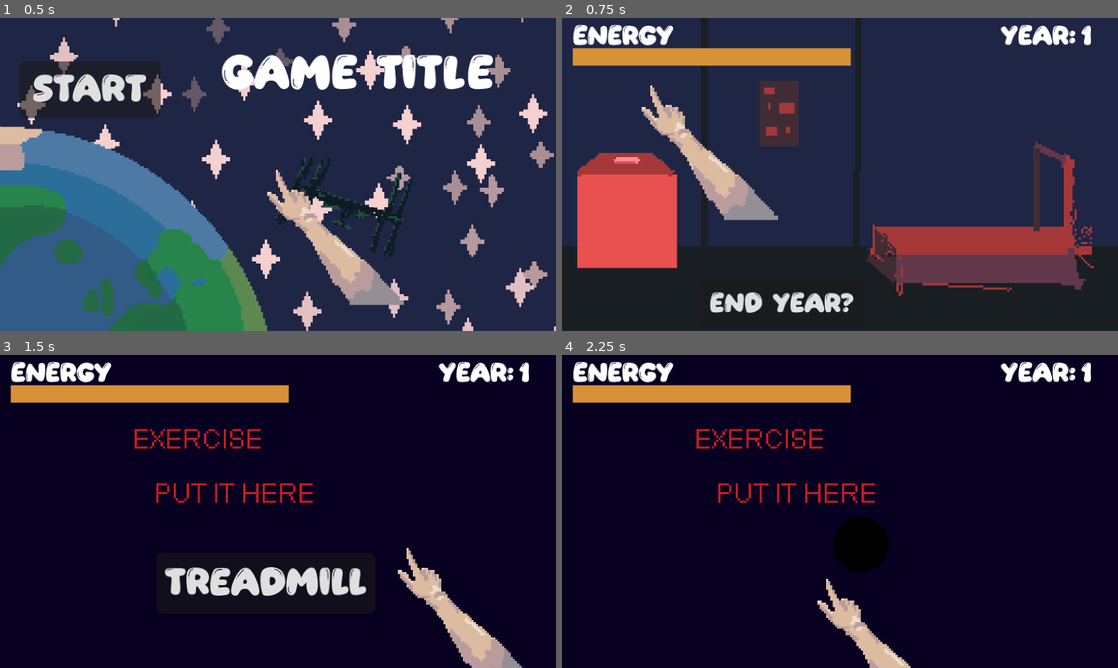
Above: before the commit, frames 1-4 (two rows, left to right).
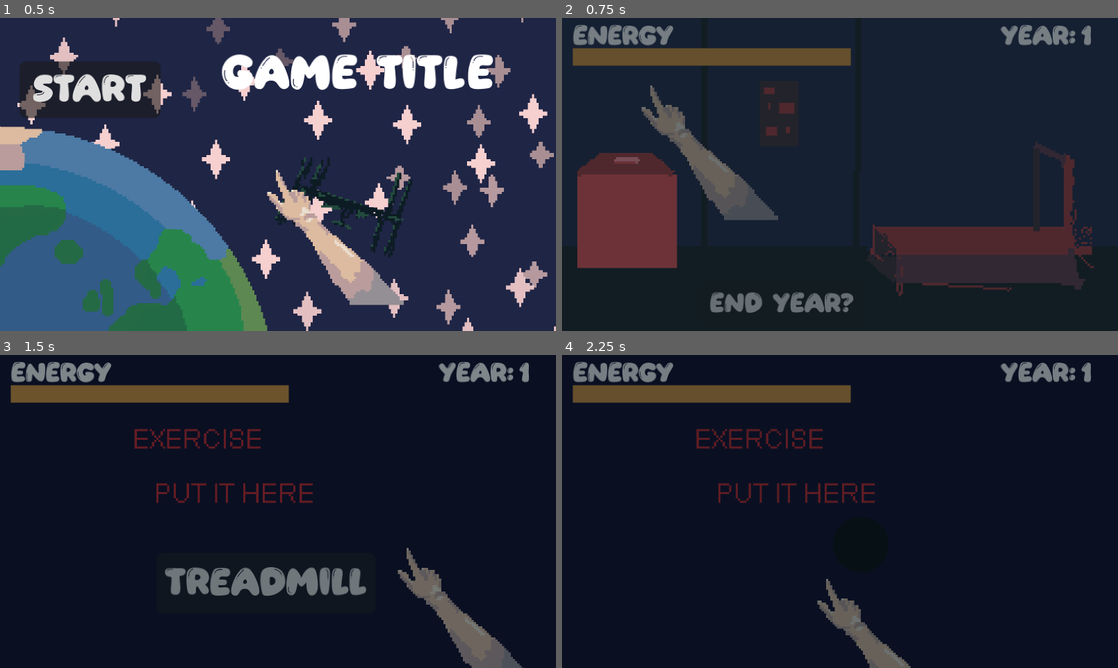
Above: after the commit, the same moments.

Repository: KatLuvsYa3/Geaux_Hackathon_Godot
Game: Godot game, scene res://scenes/game/start_screen.tscn
The game is run twice, just before and just after one commit, with the same random seed, the same clock (stepped at 60 frames per second) and the same inputs.
Inputs (mouse positions are in pixels of both pictures, inside the frame that each line leads up to):
- Up to frame 1 (0.5 s): no input
- Up to frame 2 (0.75 s): click "Start" at 0.5 s
- Up to frame 3 (1.5 s): click (405, 552) at 1.25 s
- Up to frame 4 (2.25 s): click "Treadmill" at 2 s

Frame 1 is identical in both runs. In frame 2, 24% of the frame differs, in the area x 1-96%, y 2-95%; in frame 3, 10%; in frame 4, 6.8%.

Commit message:
scene transition

Diff:
--- /dev/null
+++ b/scenes/transition.tscn
@@ -0,0 +1,12 @@
+[gd_scene format=3 uid="uid://c0uu5k01b2nmx"]
+
+[ext_resource type="Script" uid="uid://gg5fccb1rwpd" path="res://scripts/transition.gd" id="1_f0i4t"]
+[ext_resource type="Texture2D" uid="uid://clip7aqitypt2" path="res://assets/Sprites/fade.png" id="1_rerct"]
+
+[node name="Transition" type="Node2D" unique_id=1310301875]
+script = ExtResource("1_f0i4t")
+
+[node name="Fade" type="Sprite2D" parent="." unique_id=1167223180]
+z_index = 500
+position = Vector2(128, 72)
+texture = ExtResource("1_rerct")
--- a/scripts/base_script.gd
+++ b/scripts/base_script.gd
@@ -46,15 +46,20 @@
 var display_scene = preload("res://scenes/StatDisplay.tscn").instantiate()
 @export var display = null
 
+var fade_scene = preload("res://scenes/transition.tscn").instantiate()
+@export var fade = null
+
 func _ready():
 	add_child(audio_controller_scene)
 	audio_controller = get_child(0)
 	add_child(arm_scene)
 	arm = get_child(1)
+	add_child(fade_scene)
+	fade = get_child(2)
 
 func add_display():
 	add_child(display_scene)
-	display = get_child(2)
+	display = get_child(3)
 	display.get_child(0).max_value = base_energy
 	display.get_child(0).value = base_energy
 
@@ -64,6 +69,9 @@
 func change_energy(x):
 	energy = x
 	display.get_child(0).value = energy
+
+func fade_change():
+	fade.play()
 
 func new_year() -> void:
 	year+=1
--- a/scripts/change_scene_button.gd
+++ b/scripts/change_scene_button.gd
@@ -7,3 +7,4 @@
 	get_tree().change_scene_to_file(scene)
 	BaseScript.start_minigame(minigame)
 	BaseScript.audio_controller.play_sound_from_tag("button")
+	BaseScript.fade_change()
--- /dev/null
+++ b/scripts/transition.gd
@@ -0,0 +1,15 @@
+extends Node2D
+
+var animation_time = 0.75
+var animation_timer = 1
+
+func _ready():
+	$Fade.modulate.a = 0
+
+func _process(delta: float) -> void:
+	if animation_timer < animation_time:
+		animation_timer += delta
+		$Fade.modulate.a = (animation_time-animation_timer)*1.0
+
+func play():
+	animation_timer = 0
Binary file added: assets/Sprites/fade.png
Not shown, added: assets/Sprites/fade.png.import
Not shown, added: scripts/transition.gd.uid
